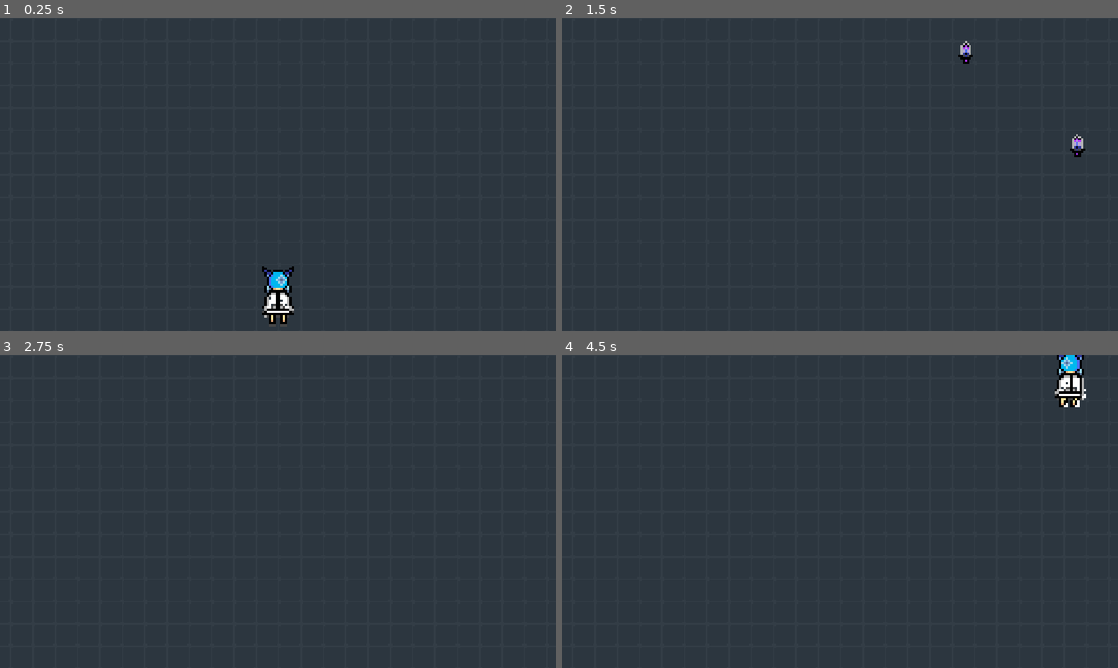
Above: before the commit, frames 1-4 (two rows, left to right).
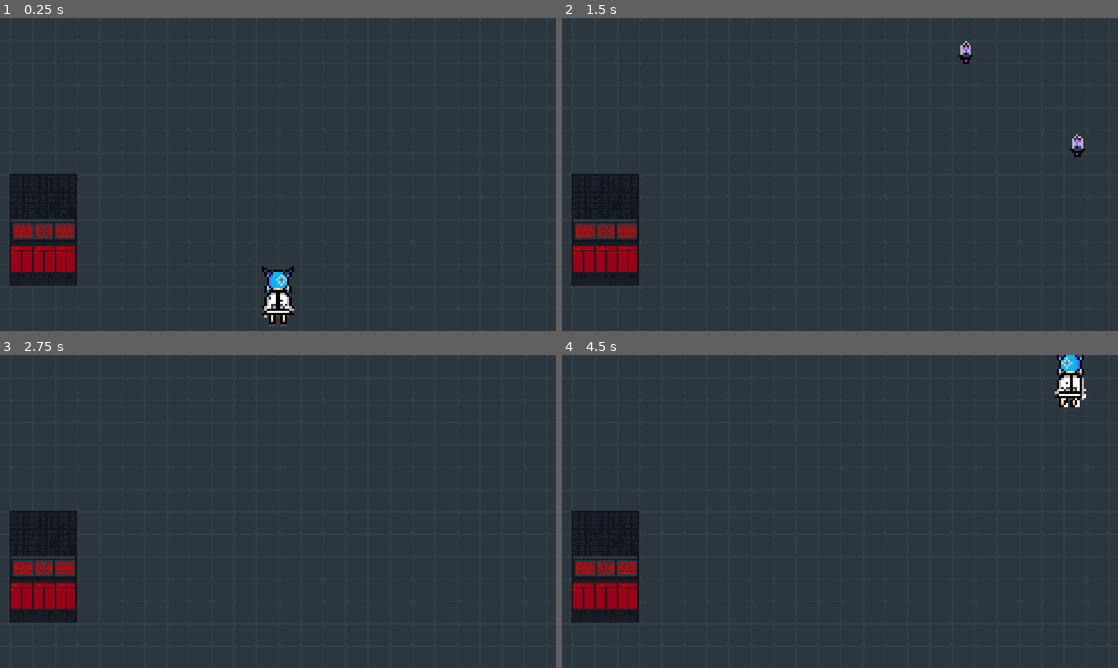
Above: after the commit, the same moments.

Repository: seaturtl33/CIEE
Game: Godot game, scene res://Leo K/game.tscn
The game is run twice, just before and just after one commit, with the same random seed, the same clock (stepped at 60 frames per second) and the same inputs.
Inputs:
- Up to frame 1 (0.25 s): no input
- Up to frame 2 (1.5 s): tap Enter at 0.5 s; hold Right (right) 0.53-1.28 s; hold Z (shoot) 0.53-1.28 s; hold Down (down) from 1.28 s (still down); tap Z (shoot) at 1.35 s
- Up to frame 3 (2.75 s): release Down (down) at 2.03 s; hold Right (right) from 2.03 s (still down); hold Z (shoot) from 2.03 s (still down)
- Up to frame 4 (4.5 s): tap Space at 2.75, 4.25 s; release Right (right) at 2.78 s; release Z (shoot) at 2.78 s; hold Up (up) 2.78-3.53 s; tap Z (shoot) at 2.85, 4.35 s; tap Enter at 3.5 s; hold Z (shoot) 3.53-4.28 s; hold Left (left) from 3.53 s (still down)

The runs differ from the first frame. In frame 1, 3.3% of the frame differs, in the area x 1-14%, y 49-86%; in frame 2, 3.3%; in frame 3, 3.3%; in frame 4, 3.3%.

Commit message:
playing around with building sprites -  Leo K

Diff:
--- a/Leo K/game.tscn
+++ b/Leo K/game.tscn
@@ -3,6 +3,8 @@
 [ext_resource type="PackedScene" uid="uid://djlhwiojrl6k7" path="res://Leo K/player.tscn" id="1_e37l0"]
 [ext_resource type="Texture2D" uid="uid://si2jqv7hrdhc" path="res://Leo K/nero_zero_tileset_v3.0_Demo/Free/neo_zero_tileset_03.png" id="2_ov6hb"]
 [ext_resource type="Script" uid="uid://cf07jml6meqr1" path="res://Leo K/camera_2d.gd" id="3_icjnm"]
+[ext_resource type="Texture2D" uid="uid://cjgrky57libls" path="res://Leo K/nero_zero_tileset_v3.0_Demo/Free/neo_zero_props_02_free.png" id="4_vdyuh"]
+[ext_resource type="Texture2D" uid="uid://chbpjre0o8wnj" path="res://Leo K/nero_zero_tileset_v3.0_Demo/Free/neo_zero_buildings_02.png" id="5_ifrcp"]
 
 [sub_resource type="TileSetAtlasSource" id="TileSetAtlasSource_icjnm"]
 texture = ExtResource("2_ov6hb")
@@ -258,12 +260,226 @@
 [sub_resource type="TileSet" id="TileSet_4x6xb"]
 sources/0 = SubResource("TileSetAtlasSource_ov6hb")
 
+[sub_resource type="TileSetAtlasSource" id="TileSetAtlasSource_5sav7"]
+texture = ExtResource("4_vdyuh")
+10:0/0 = 0
+11:0/0 = 0
+1:1/0 = 0
+2:1/0 = 0
+3:1/0 = 0
+4:1/0 = 0
+5:1/0 = 0
+6:1/0 = 0
+7:1/0 = 0
+8:1/0 = 0
+9:1/0 = 0
+10:1/0 = 0
+11:1/0 = 0
+1:2/0 = 0
+2:2/0 = 0
+3:2/0 = 0
+4:2/0 = 0
+5:2/0 = 0
+6:2/0 = 0
+7:2/0 = 0
+8:2/0 = 0
+9:2/0 = 0
+10:2/0 = 0
+11:2/0 = 0
+1:3/0 = 0
+2:3/0 = 0
+3:3/0 = 0
+4:3/0 = 0
+5:3/0 = 0
+6:3/0 = 0
+8:3/0 = 0
+9:3/0 = 0
+10:3/0 = 0
+1:4/0 = 0
+2:4/0 = 0
+3:4/0 = 0
+4:4/0 = 0
+5:4/0 = 0
+6:4/0 = 0
+7:4/0 = 0
+8:4/0 = 0
+9:4/0 = 0
+10:4/0 = 0
+11:4/0 = 0
+0:5/0 = 0
+1:5/0 = 0
+2:5/0 = 0
+3:5/0 = 0
+4:5/0 = 0
+5:5/0 = 0
+6:5/0 = 0
+8:5/0 = 0
+9:5/0 = 0
+10:5/0 = 0
+11:5/0 = 0
+
+[sub_resource type="TileSet" id="TileSet_icjnm"]
+sources/0 = SubResource("TileSetAtlasSource_5sav7")
+
 [sub_resource type="WorldBoundaryShape2D" id="WorldBoundaryShape2D_icjnm"]
 distance = -113.0
 
 [sub_resource type="WorldBoundaryShape2D" id="WorldBoundaryShape2D_x3mmv"]
 normal = Vector2(0, 1)
 distance = -113.0
+
+[sub_resource type="TileSetAtlasSource" id="TileSetAtlasSource_bov0o"]
+texture = ExtResource("5_ifrcp")
+0:0/0 = 0
+1:0/0 = 0
+2:0/0 = 0
+3:0/0 = 0
+4:0/0 = 0
+5:0/0 = 0
+6:0/0 = 0
+7:0/0 = 0
+8:0/0 = 0
+9:0/0 = 0
+10:0/0 = 0
+11:0/0 = 0
+12:0/0 = 0
+13:0/0 = 0
+14:0/0 = 0
+15:0/0 = 0
+16:0/0 = 0
+17:0/0 = 0
+18:0/0 = 0
+19:0/0 = 0
+20:0/0 = 0
+0:1/0 = 0
+1:1/0 = 0
+2:1/0 = 0
+3:1/0 = 0
+4:1/0 = 0
+5:1/0 = 0
+6:1/0 = 0
+7:1/0 = 0
+8:1/0 = 0
+9:1/0 = 0
+10:1/0 = 0
+11:1/0 = 0
+12:1/0 = 0
+13:1/0 = 0
+14:1/0 = 0
+15:1/0 = 0
+16:1/0 = 0
+17:1/0 = 0
+18:1/0 = 0
+19:1/0 = 0
+20:1/0 = 0
+0:2/0 = 0
+1:2/0 = 0
+2:2/0 = 0
+3:2/0 = 0
+4:2/0 = 0
+5:2/0 = 0
+6:2/0 = 0
+7:2/0 = 0
+8:2/0 = 0
+9:2/0 = 0
+10:2/0 = 0
+11:2/0 = 0
+12:2/0 = 0
+13:2/0 = 0
+14:2/0 = 0
+15:2/0 = 0
+16:2/0 = 0
+17:2/0 = 0
+18:2/0 = 0
+19:2/0 = 0
+20:2/0 = 0
+0:3/0 = 0
+1:3/0 = 0
+2:3/0 = 0
+3:3/0 = 0
+4:3/0 = 0
+5:3/0 = 0
+6:3/0 = 0
+7:3/0 = 0
+8:3/0 = 0
+9:3/0 = 0
+10:3/0 = 0
+11:3/0 = 0
+12:3/0 = 0
+13:3/0 = 0
+14:3/0 = 0
+15:3/0 = 0
+16:3/0 = 0
+17:3/0 = 0
+18:3/0 = 0
+19:3/0 = 0
+20:3/0 = 0
+0:4/0 = 0
+1:4/0 = 0
+2:4/0 = 0
+3:4/0 = 0
+4:4/0 = 0
+5:4/0 = 0
+6:4/0 = 0
+7:4/0 = 0
+8:4/0 = 0
+9:4/0 = 0
+10:4/0 = 0
+11:4/0 = 0
+12:4/0 = 0
+13:4/0 = 0
+14:4/0 = 0
+15:4/0 = 0
+16:4/0 = 0
+17:4/0 = 0
+18:4/0 = 0
+19:4/0 = 0
+20:4/0 = 0
+0:5/0 = 0
+1:5/0 = 0
+2:5/0 = 0
+3:5/0 = 0
+4:5/0 = 0
+5:5/0 = 0
+6:5/0 = 0
+7:5/0 = 0
+8:5/0 = 0
+9:5/0 = 0
+10:5/0 = 0
+11:5/0 = 0
+12:5/0 = 0
+13:5/0 = 0
+14:5/0 = 0
+15:5/0 = 0
+16:5/0 = 0
+17:5/0 = 0
+18:5/0 = 0
+19:5/0 = 0
+20:5/0 = 0
+0:6/0 = 0
+1:6/0 = 0
+2:6/0 = 0
+3:6/0 = 0
+4:6/0 = 0
+5:6/0 = 0
+6:6/0 = 0
+7:6/0 = 0
+8:6/0 = 0
+9:6/0 = 0
+10:6/0 = 0
+11:6/0 = 0
+12:6/0 = 0
+13:6/0 = 0
+14:6/0 = 0
+15:6/0 = 0
+16:6/0 = 0
+17:6/0 = 0
+18:6/0 = 0
+19:6/0 = 0
+20:6/0 = 0
+
+[sub_resource type="TileSet" id="TileSet_v2rjw"]
+sources/0 = SubResource("TileSetAtlasSource_bov0o")
 
 [node name="Game" type="Node2D" unique_id=1649739698]
 
@@ -285,7 +501,9 @@
 zoom = Vector2(2.894, 2.894)
 script = ExtResource("3_icjnm")
 
-[node name="Props_Buildings" type="TileMap" parent="." unique_id=1376108227]
+[node name="Props" type="TileMap" parent="." unique_id=1376108227]
+z_index = 1
+tile_set = SubResource("TileSet_icjnm")
 format = 2
 
 [node name="StaticBody2D" type="StaticBody2D" parent="." unique_id=1356527808]
@@ -296,3 +514,9 @@
 
 [node name="CollisionShape2D2" type="CollisionShape2D" parent="StaticBody2D" unique_id=1567186489]
 shape = SubResource("WorldBoundaryShape2D_x3mmv")
+
+[node name="Buildings" type="TileMap" parent="." unique_id=261308549]
+z_index = 1
+tile_set = SubResource("TileSet_v2rjw")
+format = 2
+layer_0/tile_data = PackedInt32Array(196596, 0, 0, 262132, 0, 1, 327668, 0, 2, 196597, 65536, 0, 262133, 65536, 1, 327669, 65536, 2, 196598, 131072, 0, 262134, 131072, 1, 327670, 131072, 2, 65524, 1179648, 3, 131060, 1179648, 4, 65525, 1245184, 3, 131061, 1245184, 4, 65526, 1310720, 3, 131062, 1310720, 4)
